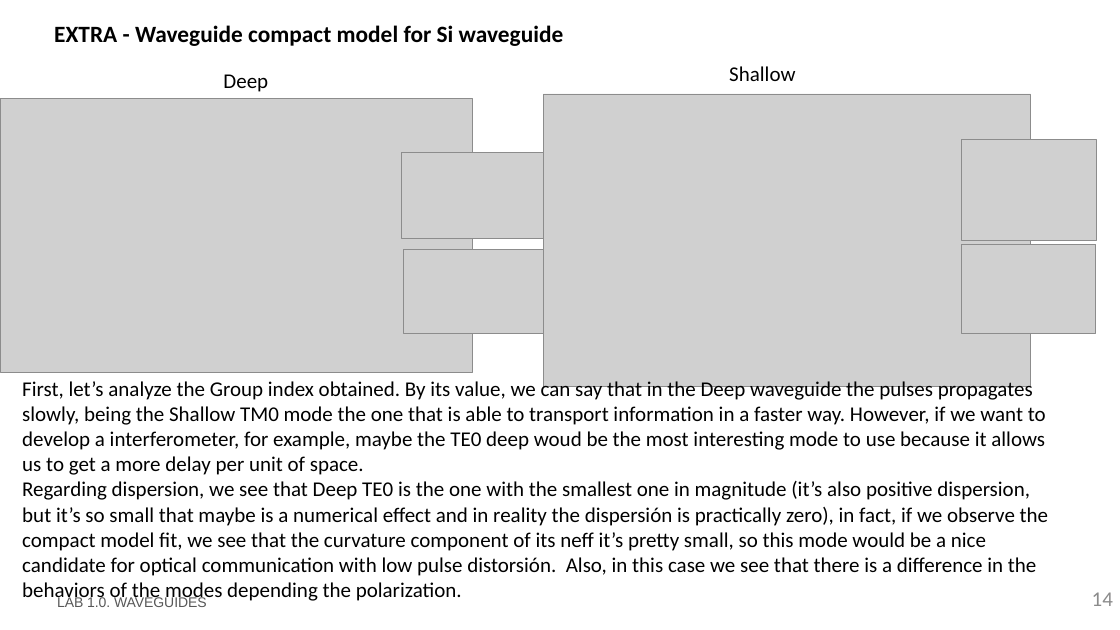
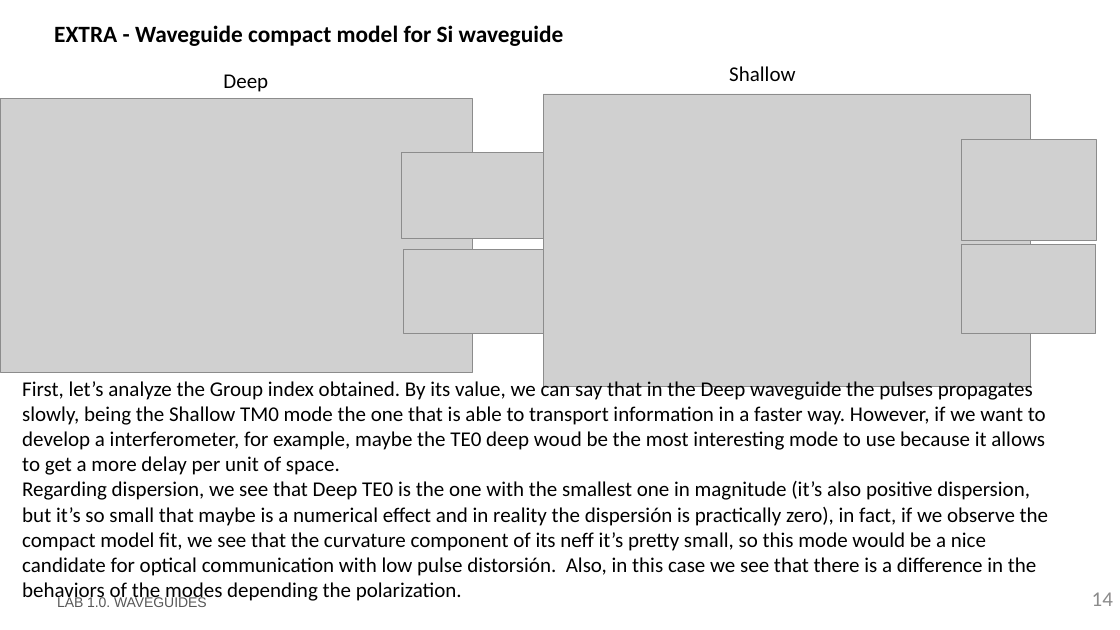
Before and after one commit to DBAEASE/pic-upv-lab1, a slide deck: slide 14 of LabBook_10.pptx. Drawn at 1120x630 pixels with LibreOffice and Linux fonts; fonts in the diff are those of the drawing; grey boxes stand for pictures; background and template pictures are left out. Boxes give left, top, right and bottom in pixels: in the first picture for what was removed or moved away, otherwise in the second. Text is boxed around its words. In the diff, an @@ line names an element or a change of style, - is before the commit and + after.

```diff
--- a/LabBook_10.pptx
+++ b/LabBook_10.pptx
@@ text at (22, 378, 1046, 475): text changed @@
-First, let’s analyze the Group index obtained. By its value, we can say that in the Deep waveguide the pulses propagates slowly, being the Shallow TM0 mode the one that is able to transport information in a faster way. However, if we want to develop a interferometer, for example, maybe the TE0 deep woud be the most interesting mode to use because it allows us to get a more delay per unit of space.
+First, let’s analyze the Group index obtained. By its value, we can say that in the Deep waveguide the pulses propagates slowly, being the Shallow TM0 mode the one that is able to transport information in a faster way. However, if we want to develop a interferometer, for example, maybe the TE0 deep woud be the most interesting mode to use because it allows to get a more delay per unit of space.
```
Also in this commit, not shown: 8 other slides changed.
